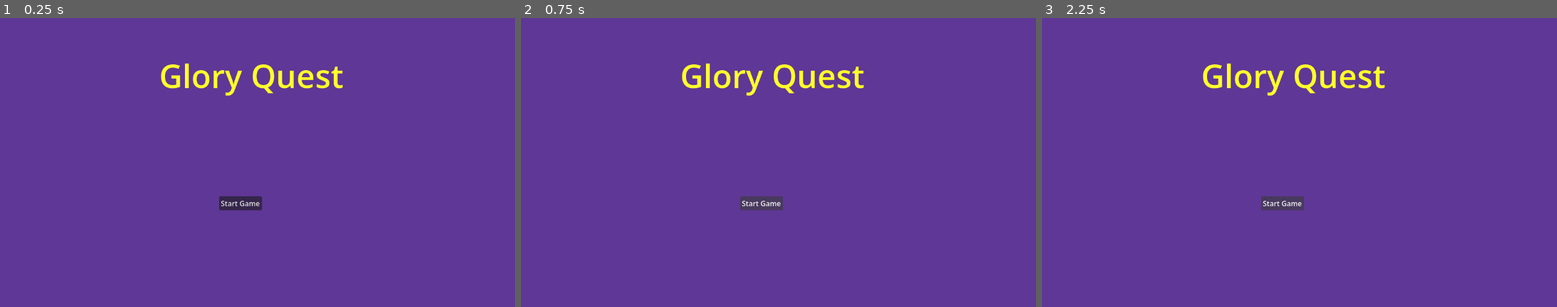
Above: before the commit, frames 1-3 (left to right).
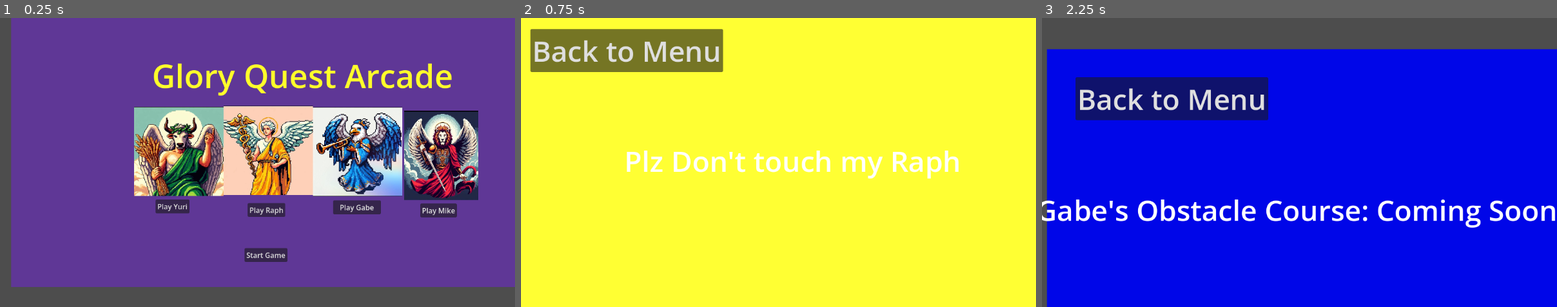
Above: after the commit, the same moments.

Repository: khrollo963/Occult-Video-Game-
Game: Godot game, scene res://scenes/UI/main_menu.tscn
Same seed, same stepped clock (60 frames per second), same inputs: the game is played once before the commit and once after it. Before the commit the project has no main scene; this scene is started directly in both runs.
Inputs (mouse positions are in pixels of both pictures, inside the frame that each line leads up to):
- Up to frame 1 (0.25 s): no input
- Up to frame 2 (0.75 s): click "Start Game" at 0.5 s
- Up to frame 3 (2.25 s): click (1150, 49) at 1.25 s, where only the run after the commit has a clickable "Back to Menu"; click "Start Game" at 2 s

The runs differ from the first frame. In frame 1, 34% of the frame differs, in the area x 0-100%, y 0-100%; in frame 2, 99%; in frame 3, 100%.

Commit message:
Added placeholder screens and back buttons for all 4 games

Diff:
--- a/project.godot
+++ b/project.godot
@@ -11,6 +11,7 @@
 [application]
 
 config/name="Occult Video Game"
+run/main_scene="uid://disqbtqphflod"
 config/features=PackedStringArray("4.6", "Forward Plus")
 config/icon="res://icon.svg"
 
--- /dev/null
+++ b/scenes/UI/main_menu.gd
@@ -0,0 +1,41 @@
+extends Control
+
+func start_random_game():
+	var games = [
+		"res://scenes/levels/michael/mike_game.tscn",
+		"res://scenes/levels/gabriel/gabe_game.tscn",
+		"res://scenes/levels/uriel/yuri_game.tscn",
+		"res://scenes/levels/raphael/raph_game.tscn"
+	]
+	var random_game = games[randi() % games.size()]
+	get_tree().change_scene_to_file(random_game)
+
+func _on_start_game_pressed():
+	start_random_game()
+
+func _on_start_button_pressed():
+	start_random_game()
+
+func _on_play_mike_pressed():
+	get_tree().change_scene_to_file("res://scenes/levels/michael/mike_game.tscn")
+
+func _on_button_mike_pressed():
+	get_tree().change_scene_to_file("res://scenes/levels/michael/mike_game.tscn")
+
+func _on_play_gabe_pressed():
+	get_tree().change_scene_to_file("res://scenes/levels/gabriel/gabe_game.tscn")
+
+func _on_button_gabe_pressed():
+	get_tree().change_scene_to_file("res://scenes/levels/gabriel/gabe_game.tscn")
+
+func _on_play_yuri_pressed():
+	get_tree().change_scene_to_file("res://scenes/levels/uriel/yuri_game.tscn")
+func _on_button_yuri_pressed():
+	print("Yuri button pressed!")
+	get_tree().change_scene_to_file("res://scenes/levels/uriel/yuri_game.tscn")
+
+func _on_play_raph_pressed():
+	get_tree().change_scene_to_file("res://scenes/levels/raphael/raph_game.tscn")
+
+func _on_button_raph_pressed():
+	get_tree().change_scene_to_file("res://scenes/levels/raphael/raph_game.tscn")
--- a/scenes/UI/main_menu.tscn
+++ b/scenes/UI/main_menu.tscn
@@ -1,4 +1,10 @@
 [gd_scene format=3 uid="uid://disqbtqphflod"]
+
+[ext_resource type="Script" uid="uid://cv86il2856qwh" path="res://scenes/UI/main_menu.gd" id="1_e2p27"]
+[ext_resource type="Texture2D" uid="uid://da0qypgtkvqpx" path="res://assets/characters/Mike.jpg" id="1_tfcbk"]
+[ext_resource type="Texture2D" uid="uid://b7gjd2etofrlq" path="res://assets/characters/Gabe.jpg" id="2_e2p27"]
+[ext_resource type="Texture2D" uid="uid://dhey6l0chdyou" path="res://assets/characters/Raph.jpg" id="3_ngj32"]
+[ext_resource type="Texture2D" uid="uid://b05cqikowgwu6" path="res://assets/characters/Yuri.jpg" id="4_bm8t2"]
 
 [node name="MainMenu" type="Control" unique_id=398300758]
 layout_mode = 3
@@ -7,6 +13,7 @@
 anchor_bottom = 1.0
 grow_horizontal = 2
 grow_vertical = 2
+script = ExtResource("1_e2p27")
 metadata/_edit_horizontal_guides_ = [-25792.0]
 
 [node name="ColorRect" type="ColorRect" parent="." unique_id=689610933]
@@ -14,6 +21,10 @@
 anchors_preset = 15
 anchor_right = 1.0
 anchor_bottom = 1.0
+offset_left = 25.0
+offset_top = -45.0
+offset_right = 25.0
+offset_bottom = -45.0
 grow_horizontal = 2
 grow_vertical = 2
 color = Color(0.37280384, 0.2171683, 0.5887938, 1)
@@ -26,14 +37,94 @@
 offset_bottom = 281.0
 theme_override_colors/font_color = Color(1, 1, 0.16470589, 1)
 theme_override_font_sizes/font_size = 72
-text = "Glory Quest
+text = "Glory Quest Arcade
+
 "
 horizontal_alignment = 1
 
-[node name="Button" type="Button" parent="." unique_id=496052878]
+[node name="Start Button" type="Button" parent="." unique_id=496052878]
 layout_mode = 0
-offset_left = 490.0
-offset_top = 400.0
-offset_right = 586.0
-offset_bottom = 431.0
+offset_left = 547.0
+offset_top = 516.0
+offset_right = 643.0
+offset_bottom = 547.0
 text = "Start Game"
+
+[node name="Mike" type="TextureRect" parent="." unique_id=1040136337]
+custom_minimum_size = Vector2(200, 200)
+layout_mode = 1
+offset_left = 904.0
+offset_top = 208.0
+offset_right = 1104.0
+offset_bottom = 408.0
+texture = ExtResource("1_tfcbk")
+expand_mode = 1
+stretch_mode = 4
+
+[node name="Gabe" type="TextureRect" parent="." unique_id=323153585]
+layout_mode = 0
+offset_left = 700.0
+offset_top = 200.0
+offset_right = 900.0
+offset_bottom = 400.0
+texture = ExtResource("2_e2p27")
+expand_mode = 1
+
+[node name="Raph" type="TextureRect" parent="." unique_id=912538334]
+custom_minimum_size = Vector2(200, 200)
+layout_mode = 0
+offset_left = 500.0
+offset_top = 197.0
+offset_right = 700.0
+offset_bottom = 397.0
+texture = ExtResource("3_ngj32")
+expand_mode = 1
+
+[node name="Yuri" type="TextureRect" parent="." unique_id=1028523406]
+custom_minimum_size = Vector2(200, 200)
+layout_mode = 0
+offset_left = 300.0
+offset_top = 199.0
+offset_right = 500.0
+offset_bottom = 399.0
+texture = ExtResource("4_bm8t2")
+expand_mode = 1
+
+[node name="Button Yuri" type="Button" parent="." unique_id=874723480]
+layout_mode = 0
+offset_left = 348.0
+offset_top = 407.0
+offset_right = 424.0
+offset_bottom = 438.0
+text = "Play Yuri"
+
+[node name="Button Gabe" type="Button" parent="." unique_id=791537702]
+layout_mode = 0
+offset_left = 745.0
+offset_top = 409.0
+offset_right = 852.0
+offset_bottom = 440.0
+text = "Play Gabe"
+
+[node name="Button Raph" type="Button" parent="." unique_id=382303632]
+layout_mode = 0
+offset_left = 554.0
+offset_top = 415.0
+offset_right = 638.0
+offset_bottom = 446.0
+text = "Play Raph"
+
+[node name="Button Mike" type="Button" parent="." unique_id=632065747]
+layout_mode = 0
+offset_left = 940.0
+offset_top = 416.0
+offset_right = 1022.0
+offset_bottom = 447.0
+text = "Play Mike
+"
+
+[connection signal="pressed" from="Start Button" to="." method="_on_start_button_pressed"]
+[connection signal="pressed" from="Button Yuri" to="." method="_on_button_yuri_pressed"]
+[connection signal="pressed" from="Button Gabe" to="." method="_on_button_gabe_pressed"]
+[connection signal="pressed" from="Button Raph" to="." method="_on_button_raph_pressed"]
+[connection signal="pressed" from="Button Mike" to="." method="_on_button_mike_pressed"]
--- /dev/null
+++ b/scenes/levels/Gabriel/gabe_game.gd
@@ -0,0 +1,4 @@
+extends Node2D
+
+func _on_back_to_menu_pressed():
+	get_tree().change_scene_to_file("res://scenes/ui/main_menu.tscn")
--- /dev/null
+++ b/scenes/levels/Gabriel/gabe_game.tscn
@@ -0,0 +1,32 @@
+[gd_scene format=3 uid="uid://bbww7h04jw1o3"]
+
+[ext_resource type="Script" uid="uid://luj2txv4j0oj" path="res://scenes/levels/Gabriel/gabe_game.gd" id="1_bwyxd"]
+
+[node name="Gabe_Game" type="Node2D" unique_id=272267348]
+script = ExtResource("1_bwyxd")
+
+[node name="ColorRect" type="ColorRect" parent="." unique_id=1283572857]
+custom_minimum_size = Vector2(1280, 720)
+offset_left = 11.0
+offset_top = 70.0
+offset_right = 1291.0
+offset_bottom = 790.0
+color = Color(0, 0.023529412, 0.9098039, 1)
+
+[node name="Label" type="Label" parent="." unique_id=1763983180]
+offset_left = -13.0
+offset_top = 386.0
+offset_right = 1187.0
+offset_bottom = 474.0
+theme_override_font_sizes/font_size = 64
+text = "Gabe's Obstacle Course: Coming Soon. "
+
+[node name="Back to Menu" type="Button" parent="." unique_id=1527256303]
+offset_left = 75.0
+offset_top = 133.0
+offset_right = 506.0
+offset_bottom = 229.0
+theme_override_font_sizes/font_size = 64
+text = "Back to Menu"
+
+[connection signal="pressed" from="Back to Menu" to="." method="_on_back_to_menu_pressed"]
--- /dev/null
+++ b/scenes/levels/Michael/mike_game.gd
@@ -0,0 +1,4 @@
+extends Node2D
+
+func _on_back_to_menu_pressed():
+	get_tree().change_scene_to_file("res://scenes/ui/main_menu.tscn")
--- /dev/null
+++ b/scenes/levels/Michael/mike_game.tscn
@@ -0,0 +1,30 @@
+[gd_scene format=3 uid="uid://ch0gkpxxqs5jx"]
+
+[ext_resource type="Script" uid="uid://druah4ymt4fm1" path="res://scenes/levels/Michael/mike_game.gd" id="1_h2j55"]
+
+[node name="Mike Game" type="Node2D" unique_id=396734271]
+script = ExtResource("1_h2j55")
+
+[node name="ColorRect" type="ColorRect" parent="." unique_id=358520021]
+custom_minimum_size = Vector2(1280, 720)
+offset_right = 40.0
+offset_bottom = 40.0
+color = Color(1, 0, 0, 1)
+
+[node name="Label" type="Label" parent="." unique_id=930061720]
+offset_left = 178.0
+offset_top = 323.0
+offset_right = 1097.0
+offset_bottom = 502.0
+theme_override_font_sizes/font_size = 64
+text = "Mike's Platform Coming soon!
+"
+
+[node name="Back to Menu" type="Button" parent="." unique_id=1588407840]
+offset_right = 8.0
+offset_bottom = 8.0
+theme_override_font_sizes/font_size = 64
+text = "Back to Menu
+"
+
+[connection signal="pressed" from="Back to Menu" to="." method="_on_back_to_menu_pressed"]
--- /dev/null
+++ b/scenes/levels/Raphael/raph_game.gd
@@ -0,0 +1,4 @@
+extends Node2D
+
+func _on_back_to_menu_pressed():
+	get_tree().change_scene_to_file("res://scenes/ui/main_menu.tscn")
--- /dev/null
+++ b/scenes/levels/Raphael/raph_game.tscn
@@ -0,0 +1,32 @@
+[gd_scene format=3 uid="uid://crs34fmi8xeey"]
+
+[ext_resource type="Script" uid="uid://dbxrhmcj74735" path="res://scenes/levels/Raphael/raph_game.gd" id="1_xbbn3"]
+
+[node name="Raph Game" type="Node2D" unique_id=189919341]
+script = ExtResource("1_xbbn3")
+
+[node name="ColorRect" type="ColorRect" parent="." unique_id=1425455506]
+offset_right = 1280.0
+offset_bottom = 720.0
+color = Color(1, 1, 0.2, 1)
+
+[node name="Label" type="Label" parent="." unique_id=1794979452]
+offset_left = 231.0
+offset_top = 276.0
+offset_right = 914.0
+offset_bottom = 455.0
+theme_override_font_sizes/font_size = 64
+text = "Plz Don't touch my Raph
+
+"
+
+[node name="Back to Menu" type="Button" parent="." unique_id=544862558]
+offset_left = 21.0
+offset_top = 25.0
+offset_right = 452.0
+offset_bottom = 121.0
+theme_override_font_sizes/font_size = 64
+text = "Back to Menu
+"
+
+[connection signal="pressed" from="Back to Menu" to="." method="_on_back_to_menu_pressed"]
--- /dev/null
+++ b/scenes/levels/Uriel/yuri_game.gd
@@ -0,0 +1,8 @@
+extends Node2D
+
+func _on_back_to_menu_pressed():
+	get_tree().change_scene_to_file("res://scenes/ui/main_menu.tscn")
+
+
+func _on_button_pressed() -> void:
+	pass # Replace with function body.
--- /dev/null
+++ b/scenes/levels/Uriel/yuri_game.tscn
@@ -0,0 +1,37 @@
+[gd_scene format=3 uid="uid://dqgpbsrhmwq84"]
+
+[ext_resource type="Script" uid="uid://b7vxlg6wo5eam" path="res://scenes/levels/Uriel/yuri_game.gd" id="1_nhjq3"]
+
+[node name="YuriGame" type="Node2D" unique_id=2133409603]
+script = ExtResource("1_nhjq3")
+metadata/_edit_horizontal_guides_ = [27.0]
+
+[node name="ColorRect" type="ColorRect" parent="." unique_id=1708184360]
+anchors_preset = 15
+anchor_right = 1.0
+anchor_bottom = 1.0
+offset_right = 1280.0
+offset_bottom = 720.0
+grow_horizontal = 2
+grow_vertical = 2
+color = Color(0, 1, 0, 1)
+
+[node name="Title" type="Label" parent="." unique_id=1444638715]
+offset_left = 310.0
+offset_top = 270.0
+offset_right = 1042.0
+offset_bottom = 603.0
+theme_override_font_sizes/font_size = 48
+text = "Yuri's Endless Run Coming soon
+"
+
+[node name="Back To Menu" type="Button" parent="." unique_id=1841768499]
+offset_left = 20.0
+offset_top = 20.0
+offset_right = 134.0
+offset_bottom = 51.0
+theme_override_font_sizes/font_size = 64
+text = "Back to Menu
+"
+
+[connection signal="pressed" from="Back To Menu" to="." method="_on_back_to_menu_pressed"]
Not shown, added: scenes/UI/main_menu.gd.uid
Not shown, added: scenes/levels/Gabriel/gabe_game.gd.uid
Not shown, added: scenes/levels/Michael/mike_game.gd.uid
Not shown, added: scenes/levels/Raphael/raph_game.gd.uid
Not shown, added: scenes/levels/Uriel/yuri_game.gd.uid
